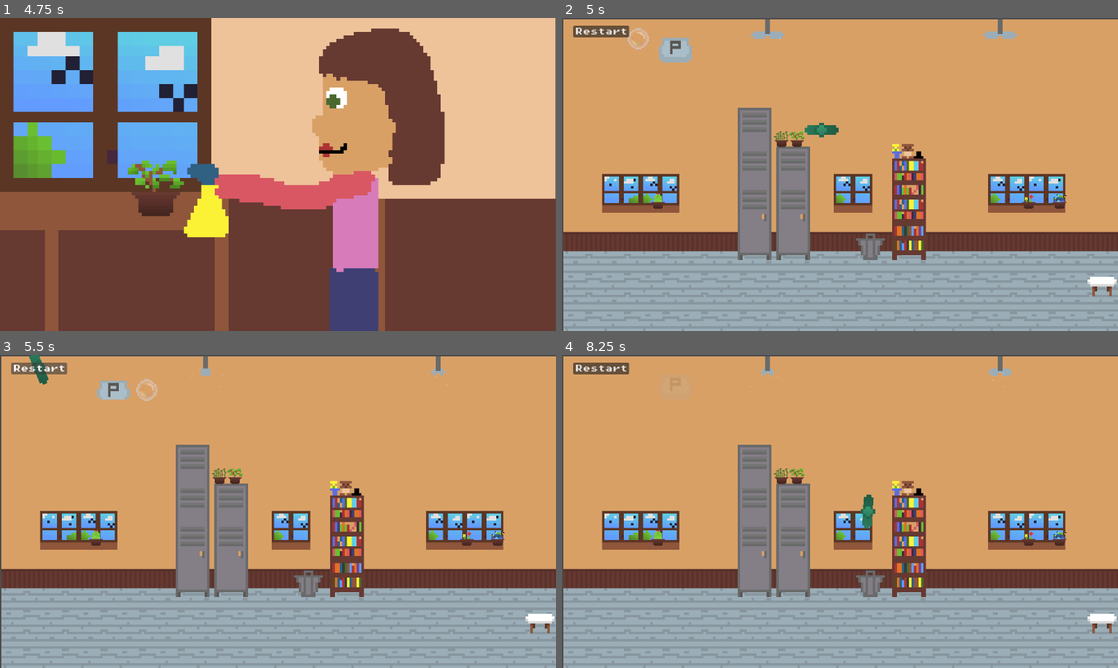
Above: before the commit, frames 1-4 (two rows, left to right).
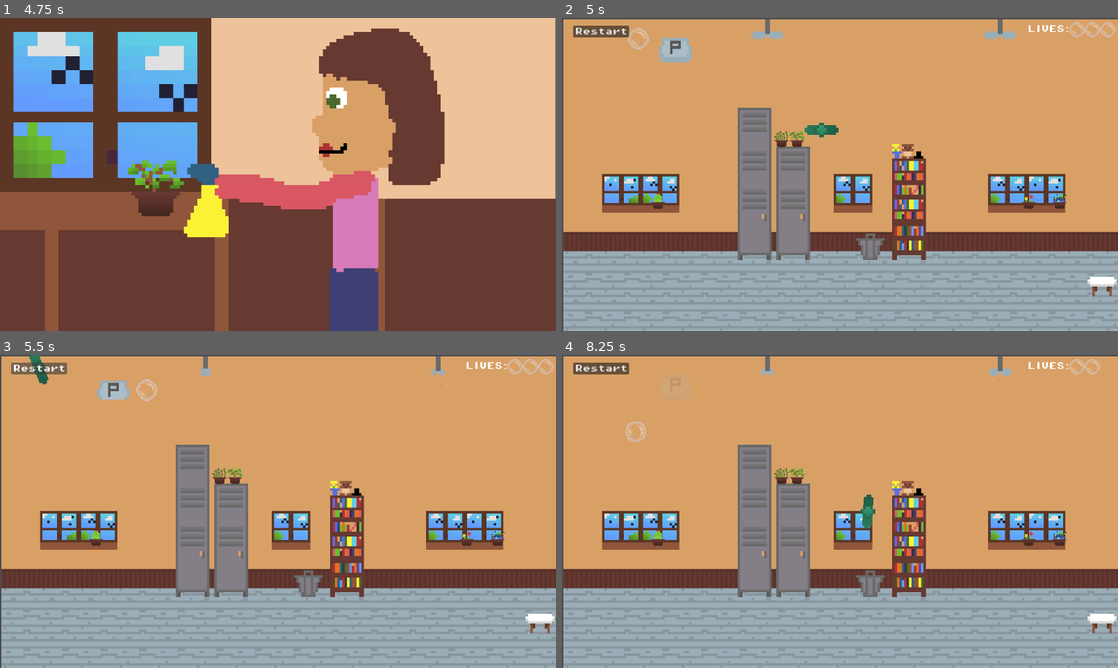
Above: after the commit, the same moments.

Repository: SukainaA/bubbleTheBully
Game: Godot game, scene res://scenes/mainmenu.tscn
Same seed, same stepped clock (60 frames per second), same inputs: the game is played once before the commit and once after it.
Inputs (mouse positions are in pixels of both pictures, inside the frame that each line leads up to):
- Up to frame 1 (4.75 s): click "Play" at 0.5 s; tap Enter at 1.25 s; move the mouse to (400, 158) at 1.27 s; tap P (pop_spawn_bubble) every 0.75 s from 1.35 to 4.35 s; move the mouse to (166, 190) at 2.02 s; move the mouse to (333, 105) at 2.77 s; move the mouse to (250, 237) at 3.52 s; move the mouse to (444, 221) at 4.27 s
- Up to frame 2 (5 s): tap R (debug) at 4.9 s
- Up to frame 3 (5.5 s): click "Restart" at 5 s
- Up to frame 4 (8.25 s): click "Restart" at 5.75 s; click "Restart" at 6.5 s; move the mouse to (673, 464) at 7.27 s; tap P (pop_spawn_bubble) at 7.35, 8.1 s; move the mouse to (867, 511) at 8.02 s

Frame 1 is identical in both runs. In frame 2, 0.2% of the frame differs, in the area x 83-100%, y 1-7%; in frame 3, 0.2%; in frame 4, 0.3%, in the area x 11-97%, y 1-28%.

Commit message:
Lives added and exit animation

Diff:
--- a/classroom_area.gd
+++ b/classroom_area.gd
@@ -10,6 +10,7 @@
 	if body.is_in_group("bubble"):
 		camera1.enabled = false
 		camera2.enabled = true
+		Debug.curr_scene=1
 		body.global_position.x = 1275
 		body.global_position.y = 65
 		body.gravity_scale = 0
--- /dev/null
+++ b/lives.gd
@@ -0,0 +1,19 @@
+extends Control
+
+@onready var life_1: Sprite2D = $life1
+@onready var life_2: Sprite2D = $life2
+@onready var life_3: Sprite2D = $life3
+
+# Called when the node enters the scene tree for the first time.
+func _ready() -> void:
+	pass # Replace with function body.
+
+
+# Called every frame. 'delta' is the elapsed time since the previous frame.
+func _process(delta: float) -> void:
+	if Debug.lives == 2:
+		life_3.visible = false
+	if Debug.lives == 1:
+		life_2.visible = false
+	if Debug.lives == 0:
+		life_1.visible = false
--- a/project.godot
+++ b/project.godot
@@ -21,7 +21,7 @@
 
 [display]
 
-window/size/mode=1
+window/size/mode=2
 window/stretch/mode="viewport"
 mouse_cursor/custom_image="res://sprites/fan/fan_middle.png"
 
--- a/scenes/classroom.tscn
+++ b/scenes/classroom.tscn
@@ -10,6 +10,7 @@
 [ext_resource type="Texture2D" uid="uid://xl5dt1vw8y0c" path="res://sprites/ceiling_fan/ceilFan.png" id="8_uckm0"]
 [ext_resource type="Texture2D" uid="uid://dpnd3y1trh3u0" path="res://sprites/pushingP.png" id="9_vnrmb"]
 [ext_resource type="Script" path="res://scenes/animated_sprite_2d.gd" id="10_b3aek"]
+[ext_resource type="PackedScene" uid="uid://c68qgl137j7i4" path="res://scenes/lives.tscn" id="11_j6jxb"]
 
 [sub_resource type="TileSetAtlasSource" id="TileSetAtlasSource_b56fv"]
 texture = ExtResource("1_glrpm")
@@ -217,6 +218,21 @@
 "name": &"default",
 "speed": 10.0
 }]
+
+[sub_resource type="Animation" id="Animation_vqo1m"]
+length = 0.001
+tracks/0/type = "value"
+tracks/0/imported = false
+tracks/0/enabled = true
+tracks/0/path = NodePath(".:modulate")
+tracks/0/interp = 1
+tracks/0/loop_wrap = true
+tracks/0/keys = {
+"times": PackedFloat32Array(0),
+"transitions": PackedFloat32Array(1),
+"update": 0,
+"values": [Color(1, 1, 1, 1)]
+}
 
 [sub_resource type="Animation" id="Animation_bvm33"]
 resource_name = "pgone"
@@ -233,21 +249,6 @@
 "values": [Color(1, 1, 1, 1), Color(1, 1, 1, 0)]
 }
 
-[sub_resource type="Animation" id="Animation_vqo1m"]
-length = 0.001
-tracks/0/type = "value"
-tracks/0/imported = false
-tracks/0/enabled = true
-tracks/0/path = NodePath(".:modulate")
-tracks/0/interp = 1
-tracks/0/loop_wrap = true
-tracks/0/keys = {
-"times": PackedFloat32Array(0),
-"transitions": PackedFloat32Array(1),
-"update": 0,
-"values": [Color(1, 1, 1, 1)]
-}
-
 [sub_resource type="AnimationLibrary" id="AnimationLibrary_xs2x5"]
 _data = {
 "RESET": SubResource("Animation_vqo1m"),
@@ -385,3 +386,9 @@
 libraries = {
 "": SubResource("AnimationLibrary_xs2x5")
 }
+
+[node name="Lives" parent="." instance=ExtResource("11_j6jxb")]
+offset_left = 962.0
+offset_top = 12.0
+offset_right = 962.0
+offset_bottom = 12.0
--- a/scenes/level.tscn
+++ b/scenes/level.tscn
@@ -12,6 +12,7 @@
 [ext_resource type="Script" path="res://scripts/street_limit.gd" id="9_0wy3s"]
 [ext_resource type="Script" path="res://scripts/sewerlimit.gd" id="10_xjxul"]
 [ext_resource type="Script" path="res://scripts/sewerlimit_2.gd" id="12_4hror"]
+[ext_resource type="Script" path="res://scenes/playground_exit.gd" id="13_8c6px"]
 [ext_resource type="AudioStream" uid="uid://b3bt6du3ffg30" path="res://ggj25music.mp3" id="13_10p4v"]
 
 [sub_resource type="RectangleShape2D" id="RectangleShape2D_0f7vd"]
@@ -120,6 +121,14 @@
 position = Vector2(-3, -17)
 shape = SubResource("SegmentShape2D_csawo")
 
+[node name="playgroundExit" type="Area2D" parent="."]
+position = Vector2(4730, 17)
+script = ExtResource("13_8c6px")
+
+[node name="CollisionShape2D" type="CollisionShape2D" parent="playgroundExit"]
+position = Vector2(1031, 468)
+shape = SubResource("SegmentShape2D_csawo")
+
 [node name="AudioStreamPlayer" type="AudioStreamPlayer" parent="."]
 stream = ExtResource("13_10p4v")
 autoplay = true
@@ -129,3 +138,4 @@
 [connection signal="body_entered" from="StreetLimit" to="StreetLimit" method="_on_body_entered"]
 [connection signal="body_entered" from="sewerlimit" to="sewerlimit" method="_on_body_entered"]
 [connection signal="body_entered" from="sewerlimit2" to="sewerlimit2" method="_on_body_entered"]
+[connection signal="body_entered" from="playgroundExit" to="playgroundExit" method="_on_body_entered"]
--- /dev/null
+++ b/scenes/lives.tscn
@@ -0,0 +1,36 @@
+[gd_scene load_steps=4 format=3 uid="uid://c68qgl137j7i4"]
+
+[ext_resource type="Script" path="res://lives.gd" id="1_1dbup"]
+[ext_resource type="FontFile" uid="uid://bq162f5a7nrf2" path="res://sprites/PixelOperator8-Bold.ttf" id="2_71c38"]
+[ext_resource type="Texture2D" uid="uid://c444kbelmbu73" path="res://sprites/bubble-single.png" id="3_23uwk"]
+
+[node name="Lives" type="Control"]
+layout_mode = 3
+anchors_preset = 15
+anchor_right = 1.0
+anchor_bottom = 1.0
+grow_horizontal = 2
+grow_vertical = 2
+script = ExtResource("1_1dbup")
+
+[node name="Label" type="Label" parent="."]
+layout_mode = 0
+offset_right = 40.0
+offset_bottom = 23.0
+theme_override_fonts/font = ExtResource("2_71c38")
+text = "LIVES:"
+
+[node name="life1" type="Sprite2D" parent="."]
+position = Vector2(102, 9)
+scale = Vector2(2, 2)
+texture = ExtResource("3_23uwk")
+
+[node name="life2" type="Sprite2D" parent="."]
+position = Vector2(134, 9)
+scale = Vector2(2, 2)
+texture = ExtResource("3_23uwk")
+
+[node name="life3" type="Sprite2D" parent="."]
+position = Vector2(166, 9)
+scale = Vector2(2, 2)
+texture = ExtResource("3_23uwk")
--- a/scenes/playground.tscn
+++ b/scenes/playground.tscn
@@ -13,6 +13,7 @@
 [ext_resource type="Texture2D" uid="uid://dqm0udc1i2q2k" path="res://sprites/playground/tiedBully.png" id="9_nsttn"]
 [ext_resource type="PackedScene" uid="uid://jbcxi64hmqms" path="res://scenes/paper_plane.tscn" id="10_hvl7w"]
 [ext_resource type="Texture2D" uid="uid://figxtsa23520" path="res://sprites/arrowDown.png" id="13_o0jbo"]
+[ext_resource type="PackedScene" uid="uid://c68qgl137j7i4" path="res://scenes/lives.tscn" id="14_kislc"]
 
 [sub_resource type="TileSetAtlasSource" id="TileSetAtlasSource_mbf17"]
 texture = ExtResource("2_mudoq")
@@ -325,5 +326,11 @@
 autoplay = "default"
 frame_progress = 0.302619
 
+[node name="Lives" parent="." instance=ExtResource("14_kislc")]
+offset_left = 957.0
+offset_top = 47.0
+offset_right = 957.0
+offset_bottom = 47.0
+
 [connection signal="timeout" from="Timer" to="." method="_on_timer_timeout"]
 [connection signal="body_entered" from="Area2D" to="." method="_on_area_2d_body_entered"]
--- /dev/null
+++ b/scenes/playground_exit.gd
@@ -0,0 +1,15 @@
+extends Area2D
+
+
+# Called when the node enters the scene tree for the first time.
+func _ready() -> void:
+	pass # Replace with function body.
+
+
+# Called every frame. 'delta' is the elapsed time since the previous frame.
+func _process(delta: float) -> void:
+	pass
+
+
+func _on_body_entered(body: Node2D) -> void:
+	get_tree().change_scene_to_file("res://scenes/4.tscn")
--- a/scenes/sewer.tscn
+++ b/scenes/sewer.tscn
@@ -9,6 +9,7 @@
 [ext_resource type="Shader" path="res://scenes/sewer.gdshader" id="7_gce8n"]
 [ext_resource type="PackedScene" uid="uid://bs0fgg1j2wkds" path="res://scenes/maus.tscn" id="7_kkdrp"]
 [ext_resource type="PackedScene" uid="uid://bql8ckk10gv6q" path="res://scenes/fish_bone.tscn" id="8_yley0"]
+[ext_resource type="PackedScene" uid="uid://c68qgl137j7i4" path="res://scenes/lives.tscn" id="10_f2ifo"]
 
 [sub_resource type="TileSetAtlasSource" id="TileSetAtlasSource_qr8t6"]
 texture = ExtResource("2_mjcry")
@@ -242,3 +243,15 @@
 radial_accel_max = 29.56
 scale_amount_max = 6.91
 color = Color(0.156863, 0.607843, 0.164706, 0.301961)
+
+[node name="Lives" parent="." instance=ExtResource("10_f2ifo")]
+offset_left = 865.0
+offset_top = 22.0
+offset_right = 865.0
+offset_bottom = 22.0
+
+[node name="Lives2" parent="." instance=ExtResource("10_f2ifo")]
+offset_left = 2111.0
+offset_top = 35.0
+offset_right = 2111.0
+offset_bottom = 35.0
--- a/scenes/street.tscn
+++ b/scenes/street.tscn
@@ -13,6 +13,7 @@
 [ext_resource type="PackedScene" uid="uid://xblge82r2jl" path="res://scenes/bird.tscn" id="11_4sash"]
 [ext_resource type="Script" path="res://scenes/car_spawner.gd" id="12_ii4at"]
 [ext_resource type="Shader" path="res://scenes/sewer.gdshader" id="13_miorx"]
+[ext_resource type="PackedScene" uid="uid://c68qgl137j7i4" path="res://scenes/lives.tscn" id="14_8hnpi"]
 
 [sub_resource type="TileSetAtlasSource" id="TileSetAtlasSource_oyfvm"]
 texture = ExtResource("2_dhrop")
@@ -253,4 +254,10 @@
 offset_right = 1280.0
 offset_bottom = 671.0
 
+[node name="Lives" parent="." instance=ExtResource("14_8hnpi")]
+offset_left = 858.0
+offset_top = 18.0
+offset_right = 858.0
+offset_bottom = 18.0
+
 [connection signal="timeout" from="CarTimer" to="CarSpawner" method="_on_timer_timeout"]
--- a/scripts/bubble.gd
+++ b/scripts/bubble.gd
@@ -9,7 +9,7 @@
 
 
 func _ready() -> void:
-	lives = 1
+	lives = 3
 
 
 # Called every frame. 'delta' is the elapsed time since the previous frame.
@@ -27,6 +27,37 @@
 func _on_body_entered(body: Node) -> void:
 	print(lives)
 	if ! body.is_in_group("fan") && lives != 0:
+		if Debug.curr_scene == 0:
+			global_position.x = 150 * 1
+			global_position.y = 150
+			gravity_scale = 0
+			linear_velocity.x = 0
+			linear_velocity.y = 0
+		if Debug.curr_scene == 1:
+			global_position.x = 1275 * 1
+			global_position.y = 150
+			gravity_scale = 0
+			linear_velocity.x = 0
+			linear_velocity.y = 0
+		if Debug.curr_scene == 2:
+			global_position.x = 1275 * 2
+			global_position.y = 75
+			gravity_scale = 0
+			linear_velocity.x = 0
+			linear_velocity.y = 0
+		if Debug.curr_scene == 3:
+			global_position.x = 1275 * 3
+			global_position.y = 75
+			gravity_scale = 0
+			linear_velocity.x = 0
+			linear_velocity.y = 0
+		if Debug.curr_scene == 4:
+			global_position.x = 1275 * 4
+			global_position.y = 75
+			gravity_scale = 0
+			linear_velocity.x = 0
+			linear_velocity.y = 0
+		Debug.lives -=1
 		lives -= 1
 		$Timer.start()
 		if lives == 0:
--- a/scripts/debug.gd
+++ b/scripts/debug.gd
@@ -1,4 +1,8 @@
 extends Node
+
+var lives = 3
+var curr_scene = 0
+
 func _unhandled_input(event: InputEvent) -> void:
 	if event.is_action_released("debug"):
 		get_tree().change_scene_to_file("res://scenes/level.tscn")
--- a/scripts/sewerlimit.gd
+++ b/scripts/sewerlimit.gd
@@ -13,7 +13,7 @@
 		print("body entered")
 		camera1.enabled = true
 		camera2.enabled = false
-
+		Debug.curr_scene=3
 		body.global_position.x = 1275 * 3
 		body.global_position.y = 75
 		body.gravity_scale = 0
--- a/scripts/sewerlimit_2.gd
+++ b/scripts/sewerlimit_2.gd
@@ -13,7 +13,7 @@
 		print("body entered")
 		camera1.enabled = true
 		camera2.enabled = false
-
+		Debug.curr_scene=4
 		body.global_position.x = 1275 * 4
 		body.global_position.y = 75
 		body.gravity_scale = 0
--- a/scripts/street_limit.gd
+++ b/scripts/street_limit.gd
@@ -13,7 +13,7 @@
 		print("body entered")
 		camera1.enabled = true
 		camera2.enabled = false
-
+		Debug.curr_scene=2
 		body.global_position.x = 1275 * 2
 		body.global_position.y = 75
 		body.gravity_scale = 0
Not shown: 1 places in scenes/classroom.tscn that only renumber resources
Not shown: 1 places in scenes/level.tscn that only renumber resources
Not shown: 1 places in scenes/playground.tscn that only renumber resources
Not shown: 1 places in scenes/sewer.tscn that only renumber resources
Not shown: 1 places in scenes/street.tscn that only renumber resources
